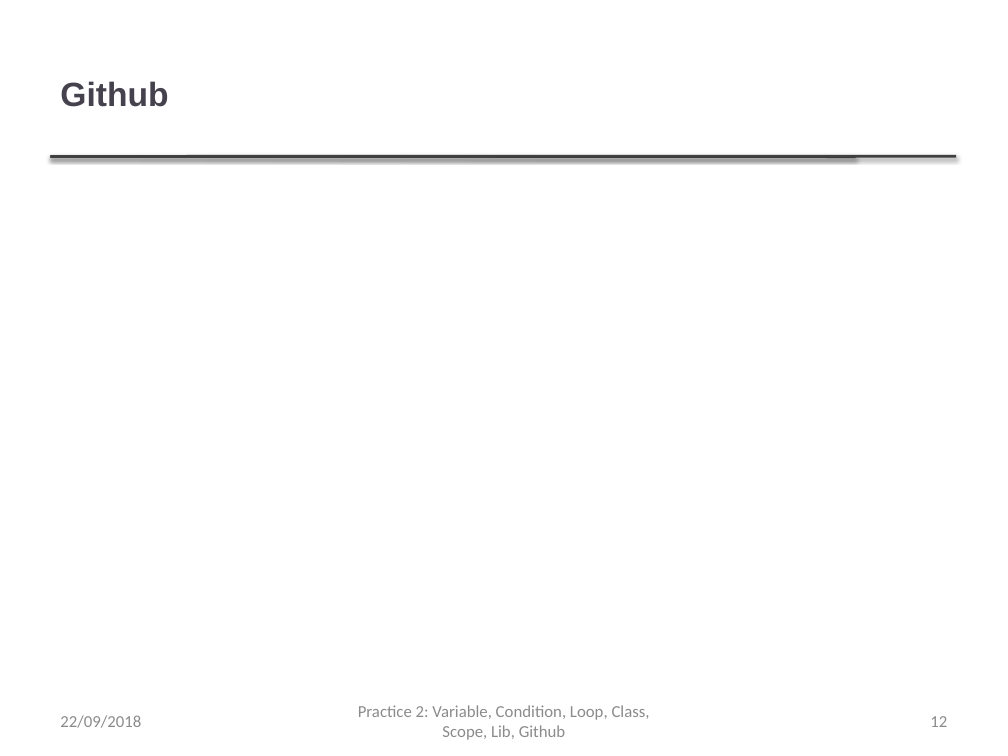
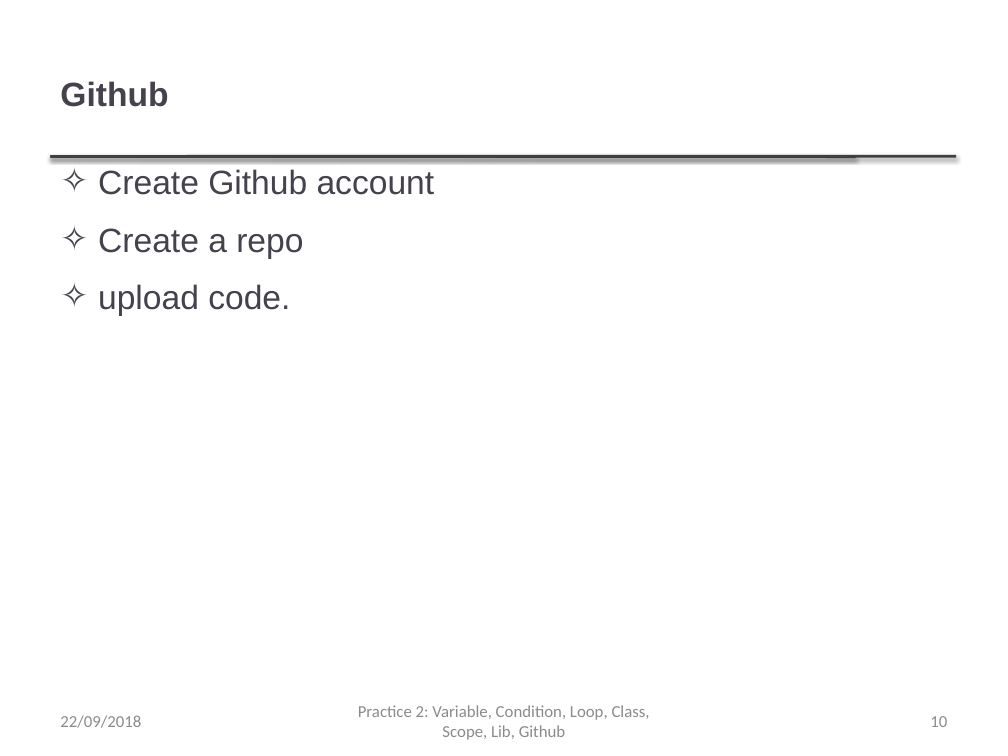
Before and after one commit to thanqminh/thanqminh.github.io, a slide deck: slide 10 of courses/oopjava/practice2.pptx (slide 12 before the commit). Drawn at 1008x756 pixels with LibreOffice and Linux fonts; fonts in the diff are those of the drawing. Boxes give left, top, right and bottom in pixels: in the first picture for what was removed or moved away, otherwise in the second. Text is boxed around its words. In the diff, an @@ line names an element or a change of style, - is before the commit and + after.

```diff
--- a/courses/oopjava/practice2.pptx
+++ b/courses/oopjava/practice2.pptx
@@ text added at [98, 169, 435, 316], 24 pt, text #46424D @@
+✧ Create Github account
+✧ Create a repo
+✧ upload code.
@@ page number at [930, 716, 947, 727]: text changed @@
-12
+10
```
Also in this commit, not shown: 7 other slides changed, 2 slides removed, 2 other files.
